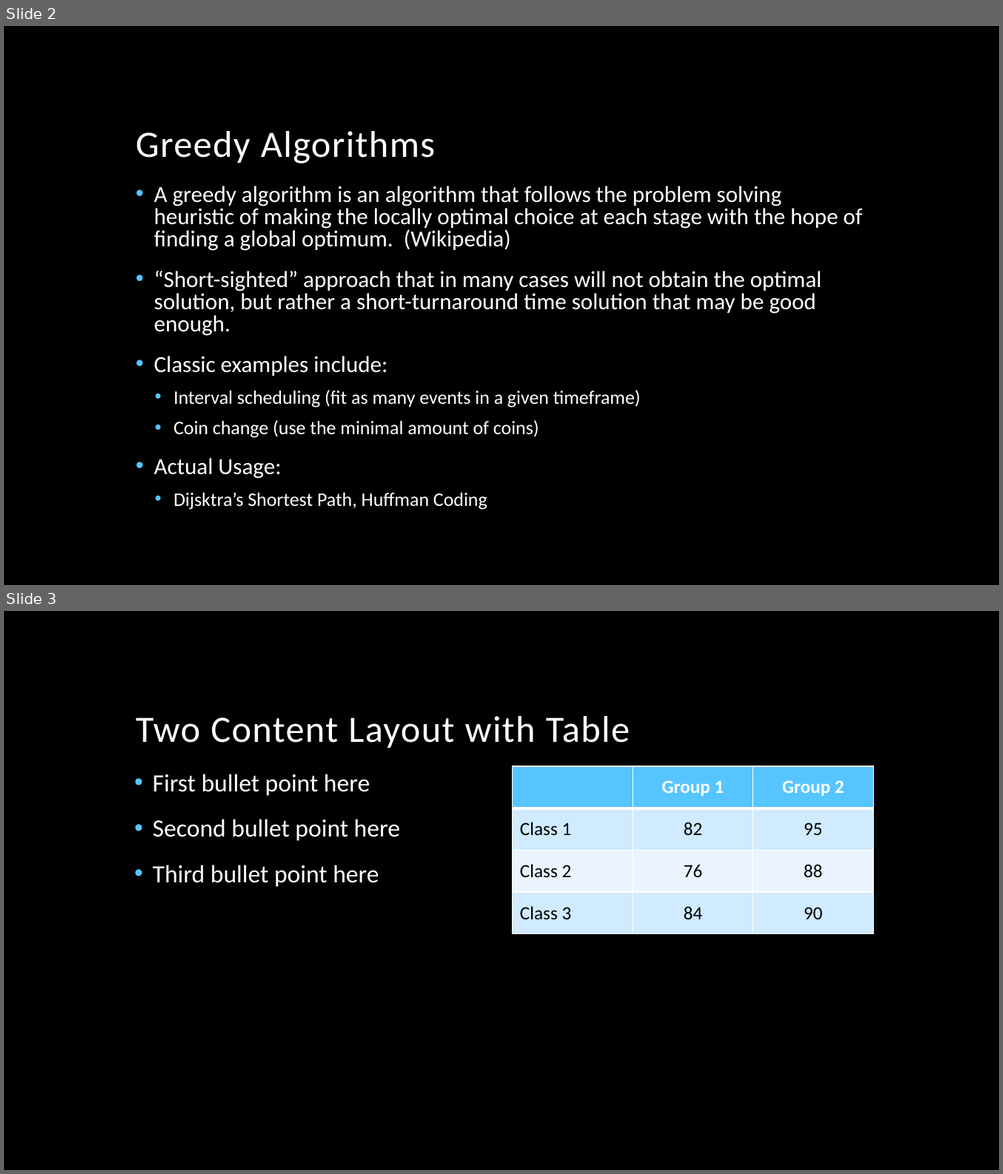
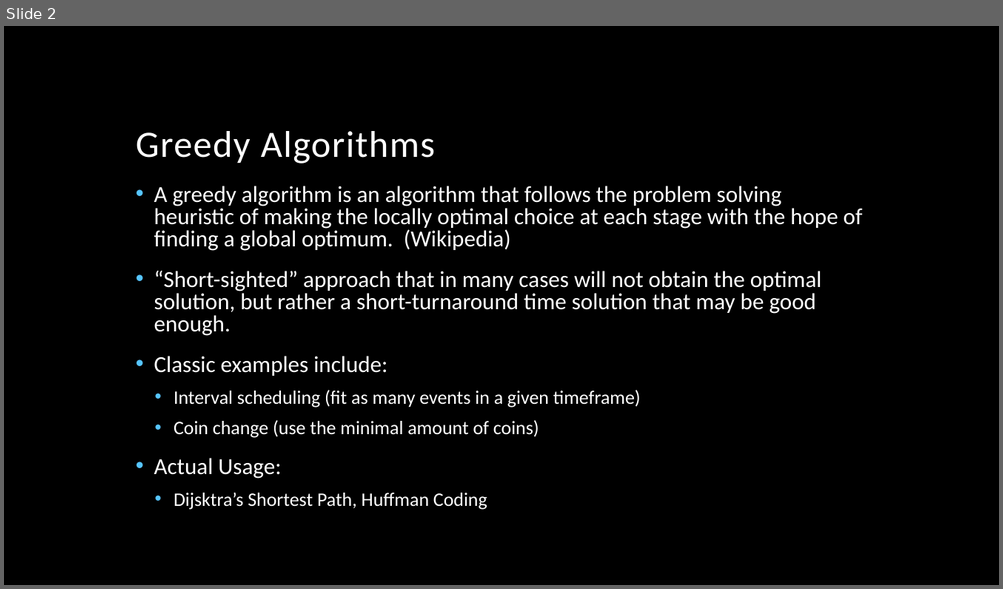
Before and after one commit to ewang1/CSciTopics, a slide deck: GreedyMemoDP.pptx. Shown one above the other, each under a label of ours: slides 2 and 3 before the commit, slide 2 after it. The pictures are 1003x1174 and 1003x589 pixels, drawn with LibreOffice and Linux fonts; fonts in the diff are those of the drawing; background and template pictures are left out. Boxes give left, top, right and bottom in pixels: in the first picture for what was removed or moved away, otherwise in the second. Text is boxed around its words. In the diff, an @@ line names an element or a change of style, - is before the commit and + after.

```diff
--- a/GreedyMemoDP.pptx
+++ b/GreedyMemoDP.pptx
@@ slide 3 removed at (x1=4, y1=611, x2=999, y2=1170), background picture (left out) @@
@@ title removed at (x1=136, y1=716, x2=629, y2=748) @@
-Two Content Layout with Table
@@ text removed at (x1=153, y1=774, x2=400, y2=887) @@
-• First bullet point here
-• Second bullet point here
-• Third bullet point here
@@ table removed at (x1=512, y1=766, x2=873, y2=934), 4 rows, 3 columns @@
- | Group 1 | Group 2
-Class 1 | 82 | 95
-Class 2 | 76 | 88
-Class 3 | 84 | 90
```
Also in this commit, not shown: 1 slide changed.
